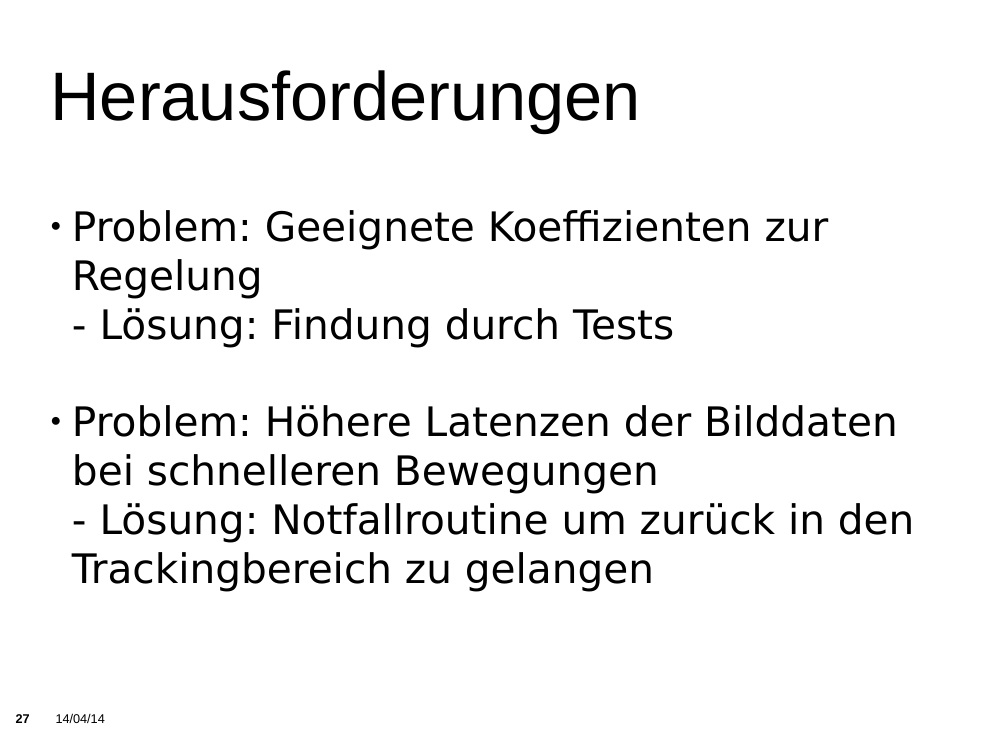
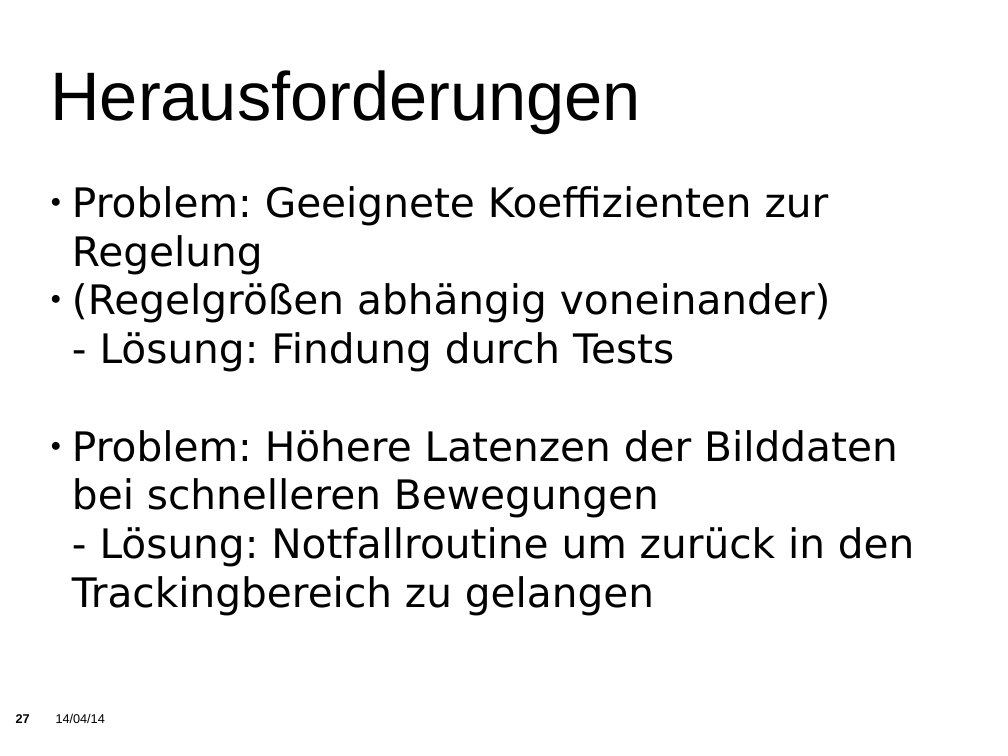
Before and after one commit to KITrokopter/Presentation, a slide deck: slide 27 of PresentationInTotal v0.1.odp. Drawn at 1008x756 pixels with LibreOffice and Linux fonts; fonts in the diff are those of the drawing; background and template pictures are left out. Boxes give left, top, right and bottom in pixels: in the first picture for what was removed or moved away, otherwise in the second. Text is boxed around its words. In the diff, an @@ line names an element or a change of style, - is before the commit and + after.

```diff
--- a/PresentationInTotal v0.1.odp
+++ b/PresentationInTotal v0.1.odp
@@ subtitle at <box>72,283,831,323</box>: paragraph added @@
+● (Regelgrößen abhängig voneinander)
```
Also in this commit, not shown: 4 other slides changed, 2 slides removed.
